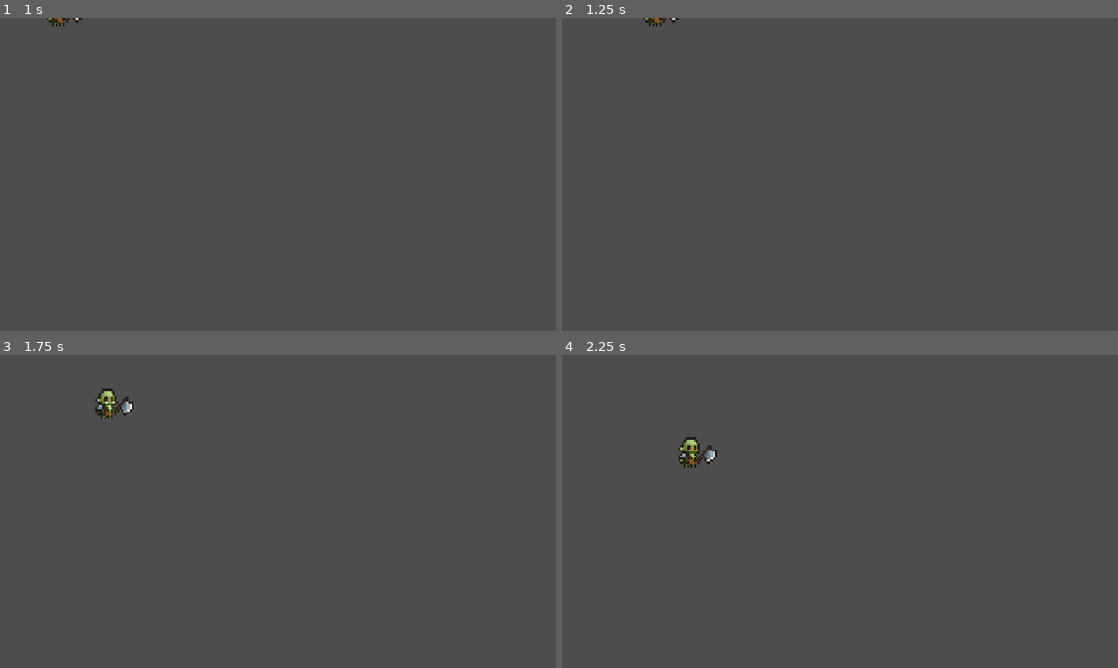
Above: before the commit, frames 1-4 (two rows, left to right).
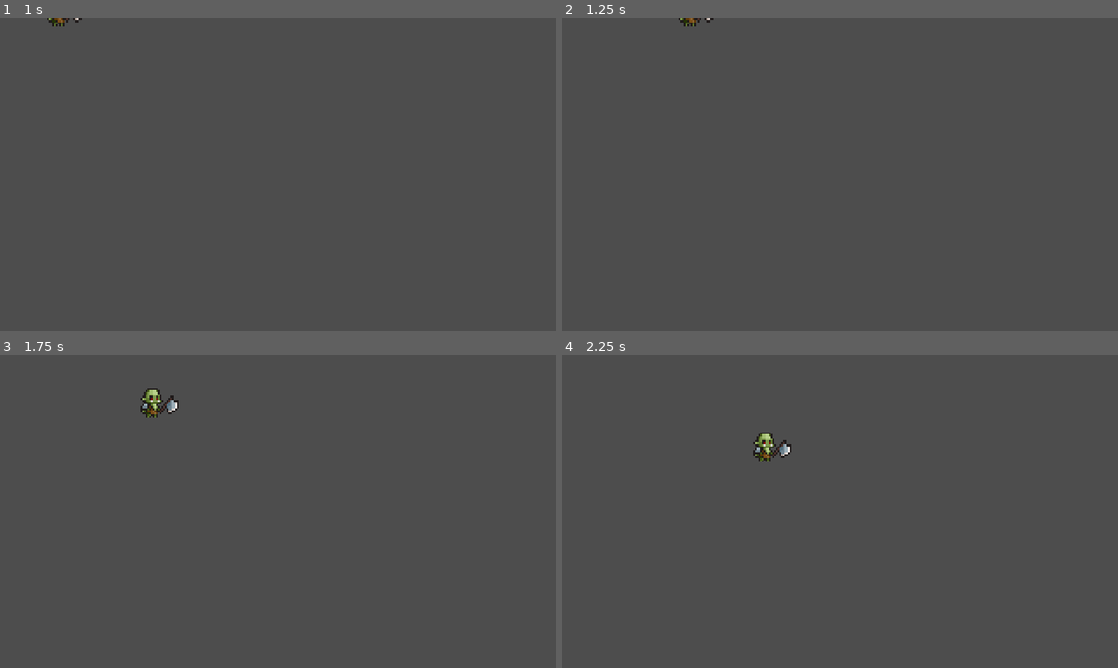
Above: after the commit, the same moments.

Repository: facu-sharry/the-loot-goblin
Game: Godot game, scene res://entities/playground.tscn
The game is run twice, just before and just after one commit, with the same random seed, the same clock (stepped at 60 frames per second) and the same inputs.
Inputs:
- Up to frame 1 (1 s): tap Enter at 0.5 s; hold D (right) from 0.53 s (still down); hold Shift (dash) from 0.53 s (still down)
- Up to frame 2 (1.25 s): keep holding D (right); keep holding Shift (dash)
- Up to frame 3 (1.75 s): release D (right) at 1.28 s; release Shift (dash) at 1.28 s; hold S (down) from 1.28 s (still down); tap Shift (dash) at 1.35 s
- Up to frame 4 (2.25 s): release S (down) at 2.03 s; hold D (right) from 2.03 s (still down); hold Shift (dash) from 2.03 s (still down)

Frame 1 is identical in both runs. In frame 2, 0.2% of the frame differs, in the area x 14-28%, y 0-3%; in frame 3, 0.8%, in the area x 17-33%, y 10-21%; in frame 4, 0.8%.

Commit message:
LG-2 added dash movement + states

Diff:
--- a/systems/movement/movement_system.gd
+++ b/systems/movement/movement_system.gd
@@ -1,12 +1,26 @@
 extends Node
 class_name MovementSystem
 
+enum MoveState { NORMAL, DASH}
+
+var state: MoveState = MoveState.NORMAL
+
 var _body: CharacterBody2D
+
 var speed : float = 120
 var acceleration : float = 1200
 var friction: float = 1200
+var velocity := Vector2.ZERO
+
+var last_non_zero_direction := Vector2.RIGHT
 var direction := Vector2.ZERO
-var velocity := Vector2.ZERO
+
+var dash_speed: float = 800
+var dash_duration: float = 0.0
+var dash_cooldown: float = 1.0
+var dash : bool = false
+var dash_timer := 0.0
+var dash_cooldown_left : float = 1.0
 
 # Called when the node enters the scene tree for the first time.
 func _ready() -> void:
@@ -17,29 +31,62 @@
 	# Ensure we are working with a CharacterBody2D
 	if specific_entity is CharacterBody2D:
 		_body = specific_entity
-	elif specific_entity.get_parent() is CharacterBody2D:
-		_body = specific_entity.get_parent()
 	else:
 		push_error("MovementSystem's associated Node must be child of CharacterBody2D")
 		return
 
 	# Get movement data if present
 	if "movement_data" in specific_entity:
-		speed = specific_entity.movement_data.speed
-		acceleration = specific_entity.movement_data.acceleration
-		friction = specific_entity.movement_data.friction
+		speed = _body.movement_data.speed
+		dash_speed = _body.movement_data.dash_speed
+		acceleration = _body.movement_data.acceleration
+		friction = _body.movement_data.friction
+		dash_duration = _body.movement_data.dash_duration
+		dash_cooldown = _body.movement_data.dash_cooldown
 	else:
 		push_error("Entity has no movement_data, using system's defaults")
 
 	if _body.has_signal("walk"):
 		_body.walk.connect(_on_walk_requested)
 	else:
-		push_error("Entity has no move_requested signal")
+		push_error("Entity has no walk signal")
+
+	if _body.has_signal("dash"):
+		_body.dash.connect(_on_dash_requested)
+	else:
+		push_error("Entity has no dash signal")
 
 func _on_walk_requested(dir: Vector2):
-	direction = dir.normalized()
+
+	direction = dir.normalized() if state == MoveState.NORMAL else direction
+	if direction.length() > 0 and state == MoveState.NORMAL:
+		last_non_zero_direction = direction
+
+func _on_dash_requested():
+	if state != MoveState.NORMAL:
+		return
+
+	if dash_cooldown_left > 0.0:
+		return
+
+	state = MoveState.DASH
+	dash_timer = dash_duration
+	dash_cooldown_left = dash_cooldown
 
 func _physics_process(delta: float) -> void:
+	if dash_cooldown_left > 0.0:
+		dash_cooldown_left -= delta
+
+	match state:
+		MoveState.DASH:
+			_process_dash(delta)
+		MoveState.NORMAL:
+			_process_movement(delta)
+
+	_body.velocity = velocity
+	_body.move_and_slide()
+
+func _process_movement(delta: float):
 	if direction != Vector2.ZERO:
 		velocity = velocity.move_toward(
 			direction * speed,
@@ -51,5 +98,11 @@
 			friction * delta
 		)
 
-	_body.velocity = velocity
-	_body.move_and_slide()
+func _process_dash(delta: float):
+	if dash_timer <= 0.0:
+		state = MoveState.NORMAL
+		return
+
+	dash_timer -= delta
+
+	velocity = last_non_zero_direction * dash_speed
